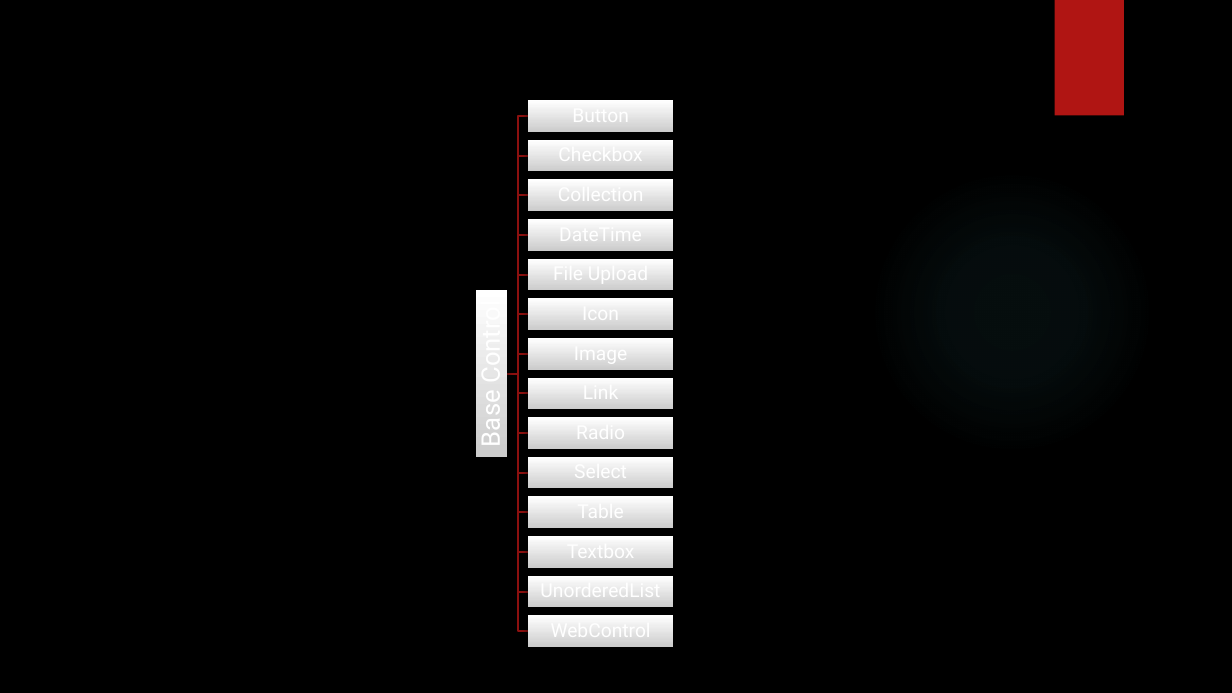
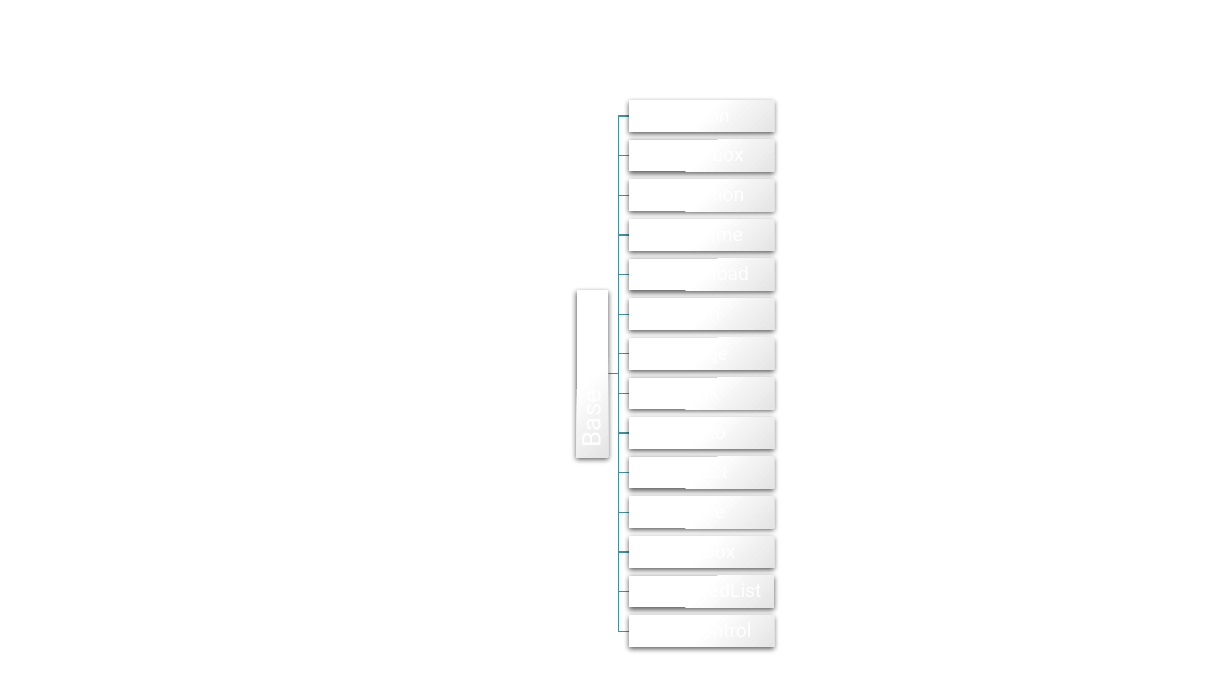
Before and after one commit to peterrexj/Selenium.Essentials, a slide deck: slide 2 of docs/resources/presentations/Selenium Essentials.pptx. Drawn at 1232x693 pixels with LibreOffice and Linux fonts; fonts in the diff are those of the drawing; background and template pictures are left out. Boxes give left, top, right and bottom in pixels: in the first picture for what was removed or moved away, otherwise in the second. Text is boxed around its words. In the diff, an @@ line names an element or a change of style, - is before the commit and + after.

```diff
--- a/docs/resources/presentations/Selenium Essentials.pptx
+++ b/docs/resources/presentations/Selenium Essentials.pptx
@@ background picture (left out) to #FFFFFF @@
@@ rectangle removed at (1055, 0, 1124, 116) @@
@@ outline #8D110F 1.5 pt to #4090A0 1 pt in 14 elements at (608, 373, 629, 552), (608, 373, 629, 512), (608, 373, 629, 472), (608, 354, 629, 373), (608, 235, 629, 373), (608, 373, 629, 631), (608, 373, 629, 592), (608, 373, 629, 433), (608, 373, 629, 393), (608, 314, 629, 373), (608, 274, 629, 373), (608, 195, 629, 373), (608, 156, 629, 374), (608, 116, 629, 374) @@
@@ ellipse removed at (870, 169, 1154, 454) @@
@@ group removed at (540, 102, 660, 642): 14 texts @@
-Button
-Checkbox
-Collection
-DateTime
-File Upload
-Icon
-Image
-Link
-Radio
-Select
-Table
-Textbox
-UnorderedList
-WebControl
@@ 15 rectangles, 14 freeform shapes, 1 text: place and size @@
-15 rectangles, 14 freeform shapes, 1 text at (473, 100, 674, 647)
+15 rectangles, 14 freeform shapes, 1 text at (574, 100, 775, 647)
@@ fill gradient #FFFFFF to #CDCDCD to gradient #FFFFFF to #E5E5E5; shadow changed in 15 elements at (577, 290, 609, 457), (629, 100, 775, 131), (629, 140, 775, 171), (629, 179, 775, 211), (629, 219, 775, 250), (629, 259, 775, 290), (629, 299, 775, 330), (629, 338, 775, 370), (629, 378, 775, 409), (629, 418, 775, 449), (629, 457, 775, 488), (629, 496, 775, 528), (629, 536, 775, 567), (629, 576, 775, 607), (629, 616, 775, 647) @@
```
Also in this commit, not shown: 1 other slide changed, 2 slides added, 4 other files.
